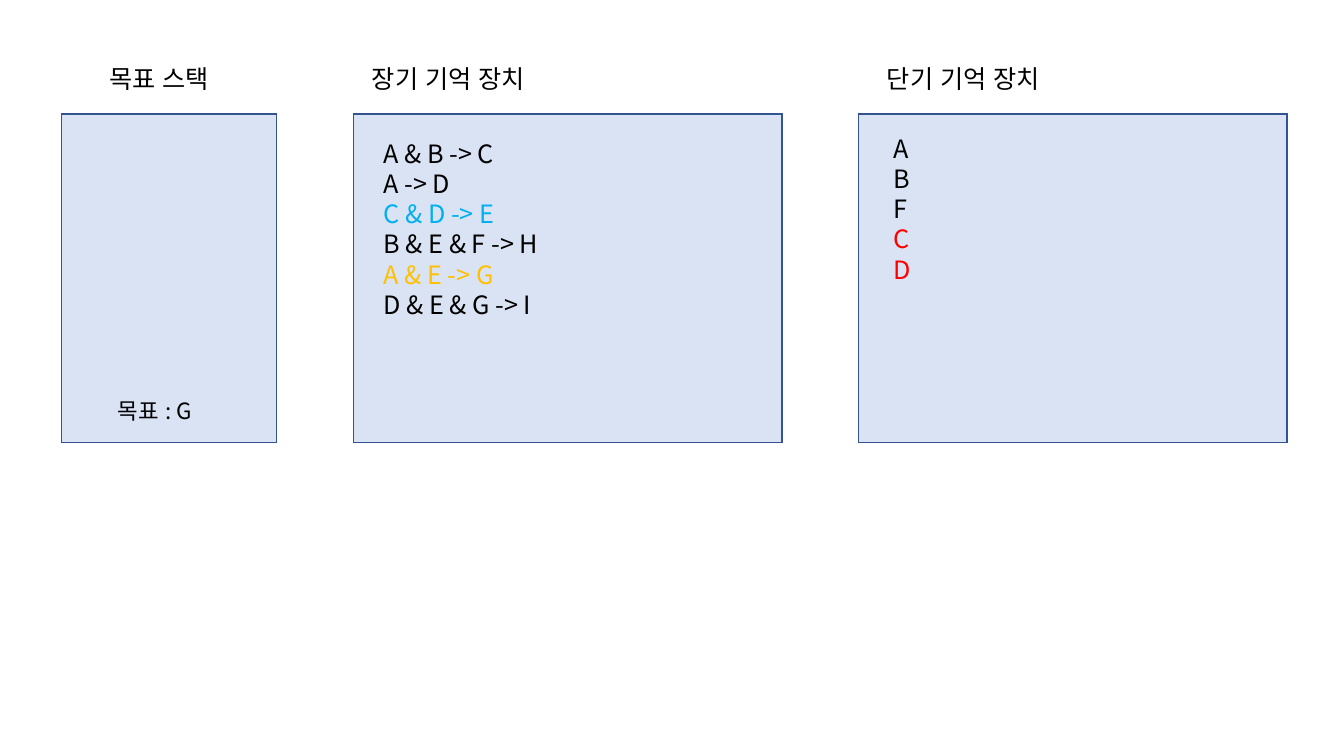
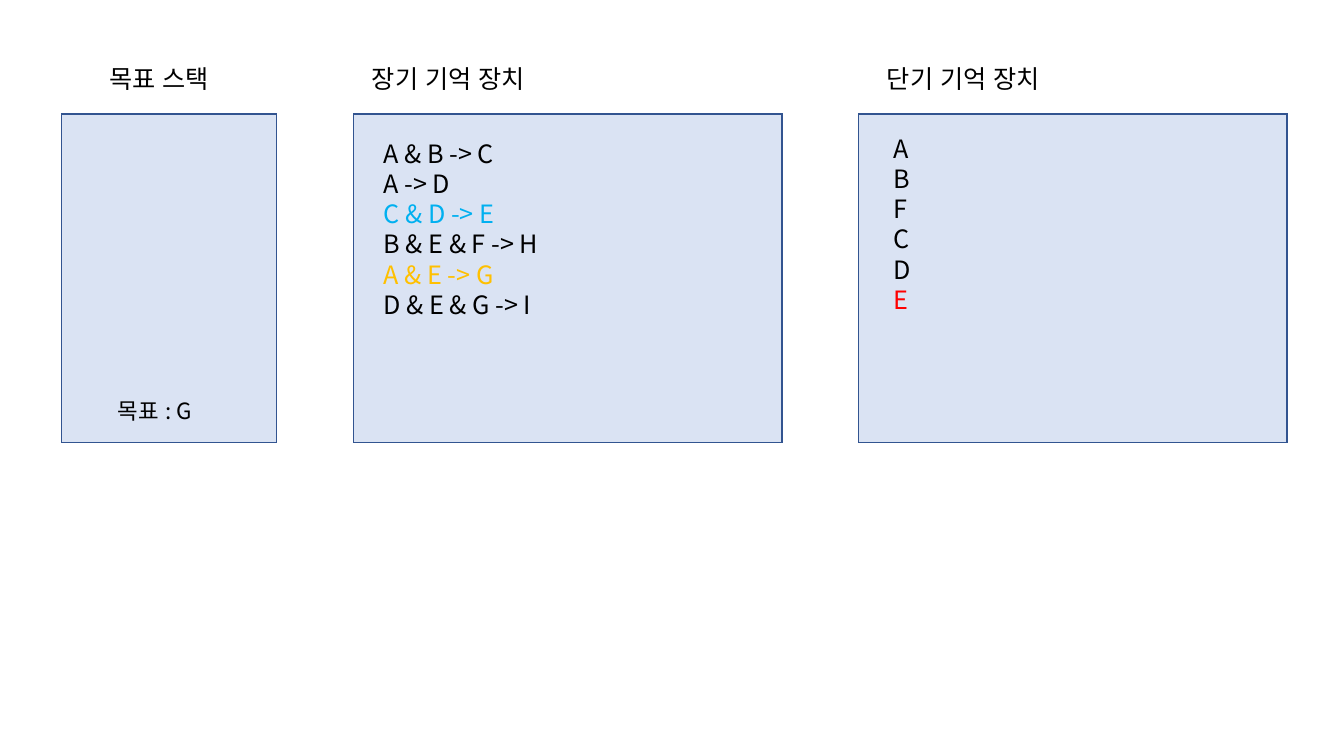
Before and after one commit to JunRock/3Grade, a slide deck: slide 17 of 인공지능/20194009_이준석_인공지능_연습문제풀이.pptx. Drawn at 1344x756 pixels with LibreOffice and Linux fonts; fonts in the diff are those of the drawing. Boxes give left, top, right and bottom in pixels: in the first picture for what was removed or moved away, otherwise in the second. Text is boxed around its words. In the diff, an @@ line names an element or a change of style, - is before the commit and + after.

```diff
--- a/인공지능/20194009_이준석_인공지능_연습문제풀이.pptx
+++ b/인공지능/20194009_이준석_인공지능_연습문제풀이.pptx
@@ text at [894,229,911,279]: text colour #FF0000 to #000000 in "C", "D" @@
@@ text at [894,290,909,309]: paragraph added @@
+E
```
Also in this commit, not shown: 3 other slides changed, 2 other files.
